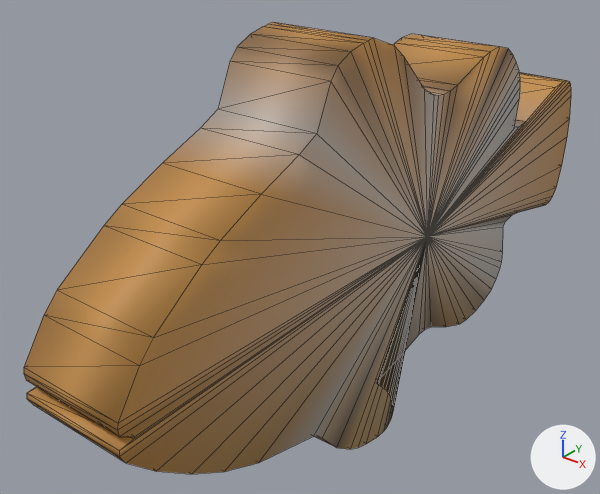
One commit to the glTF model pack/clownfish/clownfish.glb: the scene before it, then after it.
Both versions are drawn from a 50 mm camera at (0.57, -0.862, 0.468) aimed at (-0.066, -0.068, -0.024). Lighting does not change. The marker at lower right points along +X, +Y and +Z. The picture after the commit comes second. Mesh edges are drawn as thin lines.

The scene before the commit, as lines of its bpy script (objects in view):
```python
me_clownfish = bpy.data.meshes.new('clownfish')
me_clownfish.from_pydata(...)  # 192 vertices, 380 faces; spans x -0.07..0.07, y -0.5..0.5, z -0.281..0.282
me_clownfish.materials.append(mat_clownfish_natural)
ob_clownfish = bpy.data.objects.new('clownfish', me_clownfish)
ob_clownfish.location = (0.0, 0.0, 0.0)
```
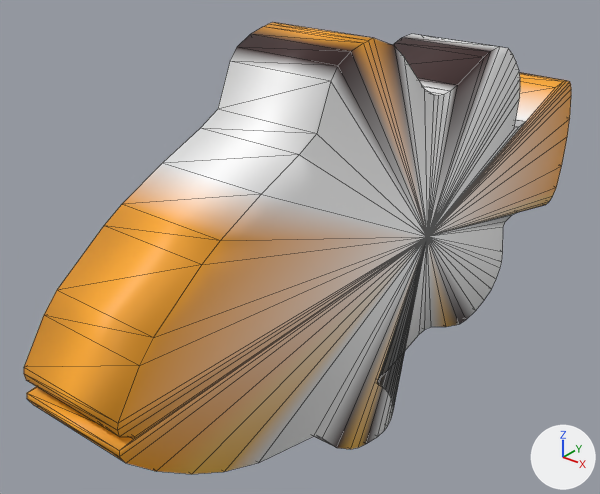
Where the change shows, as pixel boxes [x1, y1, x2, y2] in the pictures (600 x 494 px):
```json
{"part": 1, "of": "me_clownfish", "change": "recoloured", "before": [163, 56, 524, 471], "after": [163, 56, 524, 471], "on screen": "beige to white"}
{"part": 2, "of": "me_clownfish", "change": "recoloured", "before": [117, 34, 571, 474], "after": [117, 34, 571, 474], "on screen": "lighter"}
{"part": 3, "of": "me_clownfish", "change": "recoloured", "before": [24, 22, 566, 461], "after": [24, 22, 566, 461]}
{"part": 4, "of": "me_clownfish", "change": "recoloured", "before": [385, 36, 513, 429], "after": [385, 36, 513, 429]}
{"part": 5, "of": "me_clownfish", "change": "recoloured", "before": [201, 72, 525, 289], "after": [201, 72, 525, 289], "on screen": "lighter"}
```

Scene script edits in JSON lines:
```json
{"block": "me_clownfish", "where": "me_clownfish.from_pydata(...)  # 192 vertices, 380 faces; spans x -0.07..0.07, y -0.5..0.5, z -0.281..0.282"}
{"block": "me_clownfish", "where": "# used by ob_clownfish; location = (0.0, 0.0, 0.0)"}
{"block": "me_clownfish", "change": "me_clownfish part 1: 58 faces centred in x -0.07..0.07, y -0.331..0.307, z -0.197..0.233 are repainted in the vertex colours; the middle colour goes from beige #bba792 to white #ffffff"}
{"block": "me_clownfish", "change": "me_clownfish part 2: 129 faces centred in x -0.07..0.07, y -0.349..0.382, z -0.279..0.259 are repainted in the vertex colours; the middle colour goes from orange #be9054 to orange #ffc450"}
{"block": "me_clownfish", "change": "me_clownfish part 3: 84 faces centred in x -0.023..0.023, y -0.499..0.499, z -0.273..0.281 are repainted in the vertex colours; the middle colour goes from orange #bc8b48 to orange #ffaa27"}
{"block": "me_clownfish", "change": "me_clownfish part 4: 50 faces centred in x -0.07..0.07, y -0.058..0.244, z -0.281..0.234 are repainted in the vertex colours; the middle colour goes from brown #937b58 to white #ffffff"}
{"block": "me_clownfish", "change": "me_clownfish part 5: 59 faces centred in x -0.07..0.07, y -0.23..0.299, z -0.175..0.217 are repainted in the vertex colours; the middle colour goes from grey #beb5ab to white #ffffff"}
```
